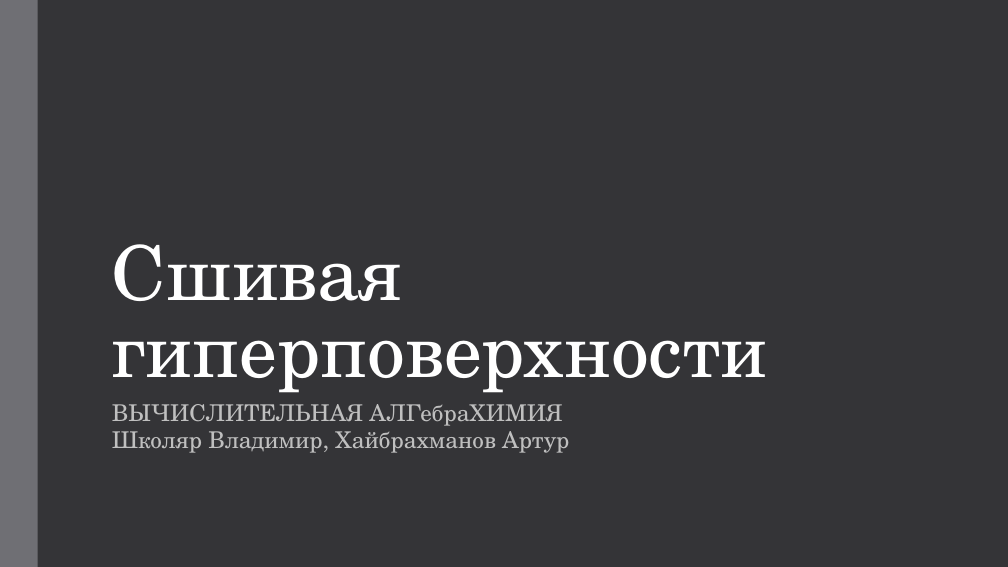
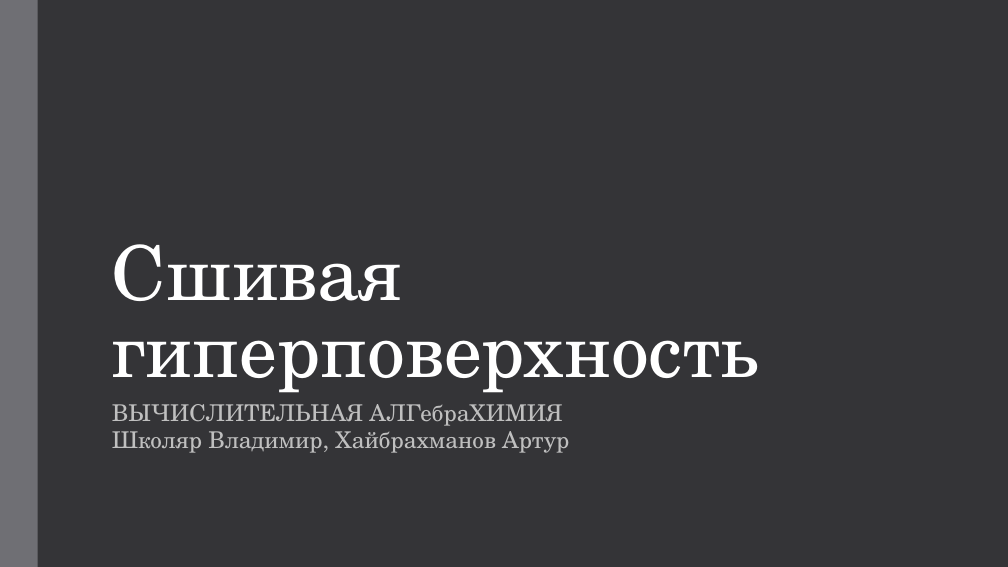
Before and after one commit to blackwood168/nla_qc, a slide deck: slide 1 of NLA_proj.pptx. Drawn at 1008x567 pixels with LibreOffice and Linux fonts; fonts in the diff are those of the drawing. Boxes give left, top, right and bottom in pixels: in the first picture for what was removed or moved away, otherwise in the second. Text is boxed around its words. In the diff, an @@ line names an element or a change of style, - is before the commit and + after.

```diff
--- a/NLA_proj.pptx
+++ b/NLA_proj.pptx
@@ title at bbox=[112, 244, 758, 393]: text changed @@
-Сшивая гиперповерхности
+Сшивая гиперповерхность
```
Also in this commit, not shown: 8 other slides changed, 2 slides added, 2 other files.
